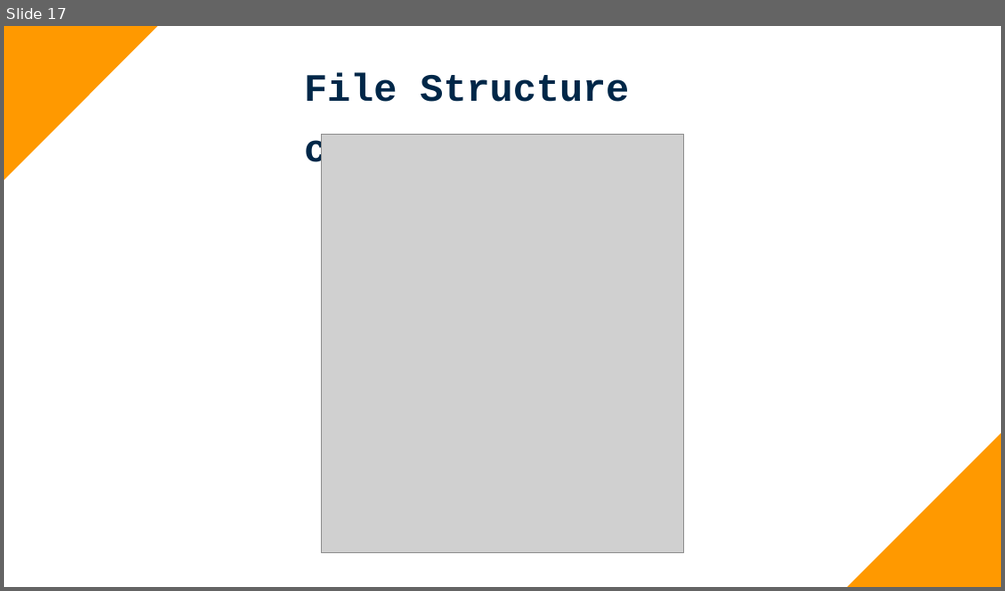
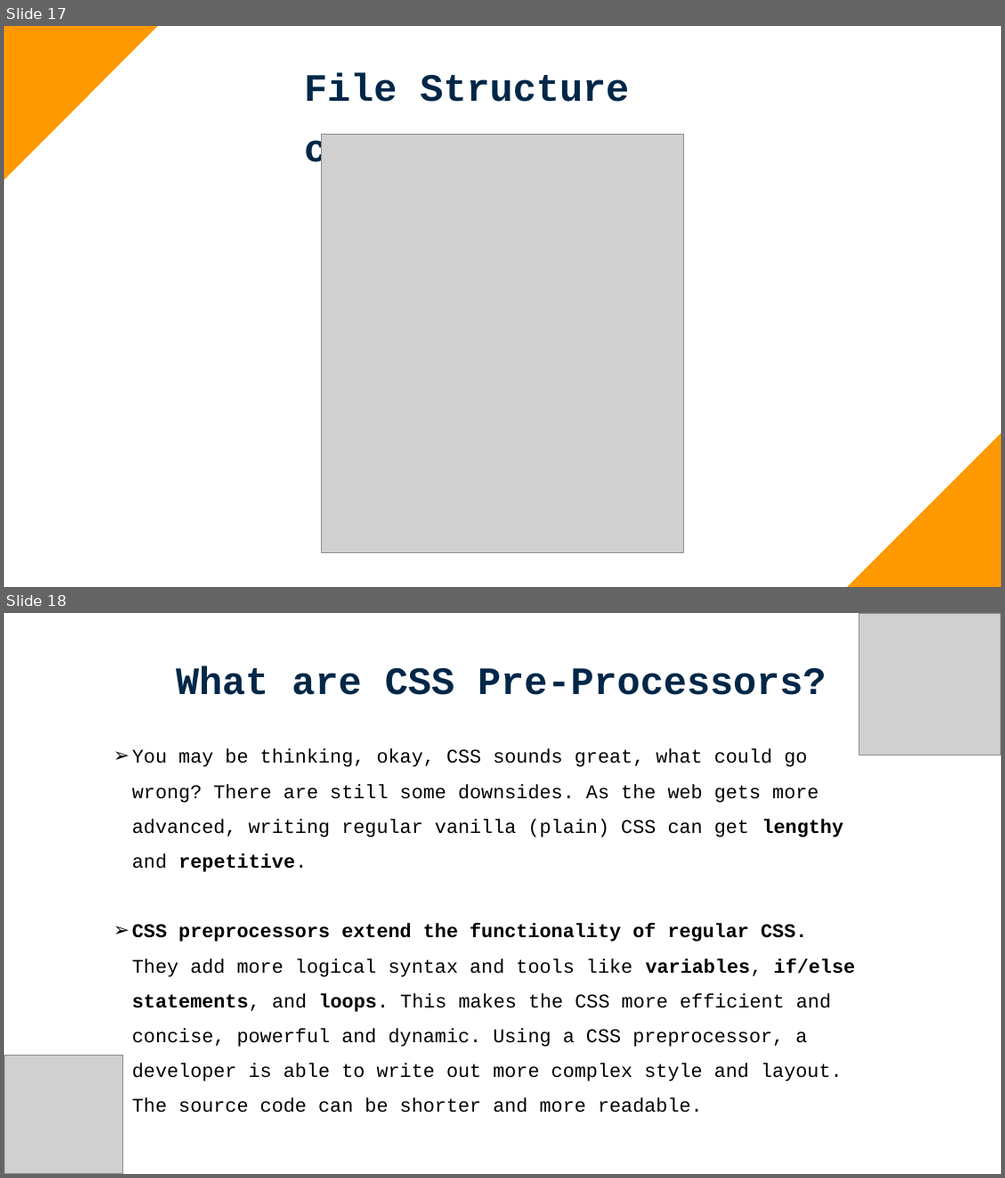
Before and after one commit to Aamer-Qanadilo/BEM_Pre-Processor_Presentation, a slide deck: BEM-Arch.pptx. Shown one above the other, each under a label of ours: slide 17 before the commit, slides 17 and 18 after it. The pictures are 1005x591 and 1005x1178 pixels, drawn with LibreOffice and Linux fonts; fonts in the diff are those of the drawing; grey boxes stand for pictures. Boxes give left, top, right and bottom in pixels: in the first picture for what was removed or moved away, otherwise in the second. Text is boxed around its words. In the diff, an @@ line names an element or a change of style, - is before the commit and + after.

Commit message:
Updated slides, added the Pre-Processor

```diff
--- a/BEM-Arch.pptx
+++ b/BEM-Arch.pptx
@@ slide 18 added at (x1=4, y1=613, x2=1001, y2=1174), background #FFFFFF @@
@@ picture added at (x1=859, y1=613, x2=1001, y2=755) @@
@@ text added at (x1=176, y1=666, x2=825, y2=695), 28 pt, text #002748, bold @@
+What are CSS Pre-Processors?
@@ text added at (x1=132, y1=749, x2=856, y2=1112), 14 pt, text #000000 @@
+➢ You may be thinking, okay, CSS sounds great, what could go wrong? There are still some downsides. As the web gets more advanced, writing regular vanilla (plain) CSS can get lengthy and repetitive.
+➢ CSS preprocessors extend the functionality of regular CSS. They add more logical syntax and tools like variables, if/else statements, and loops. This makes the CSS more efficient and concise, powerful and dynamic. Using a CSS preprocessor, a developer is able to write out more complex style and layout. The source code can be shorter and more readable.
@@ picture added at (x1=4, y1=1054, x2=123, y2=1174) @@
```
Also in this commit, not shown: 8 other slides added, 1 other file.
